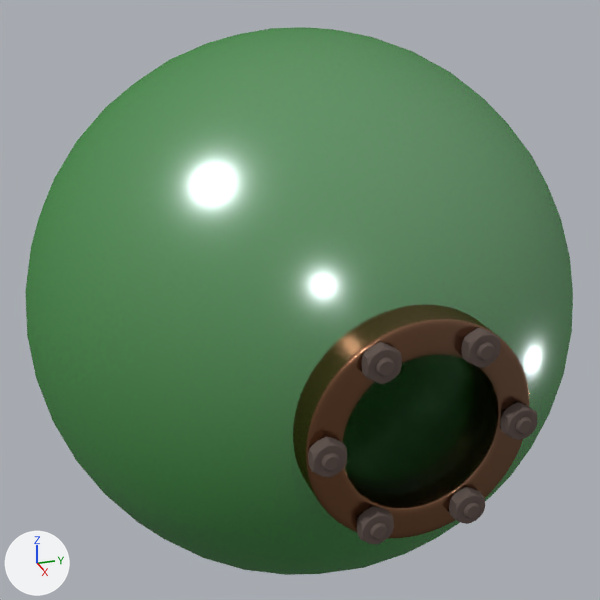
The Blender file Bathysphere.blend, before and after one commit.
Before and after are seen from a 50 mm lens placed at (8.29, -2.82, 3.46), pointed at (0.12, -0.03, 0.06). Lighting does not change. The marker at lower left points along +X, +Y and +Z.

In view in the first picture: 'Bolt', 'Bolt.001', 'Bolt.002', 'Bolt.003', 'Bolt.004', 'Bolt.005', 'Hull', 'Nut', 'Nut.001', 'Nut.002', 'Nut.003', 'Nut.004', 'Nut.005', 'Porthole', 'Window'.
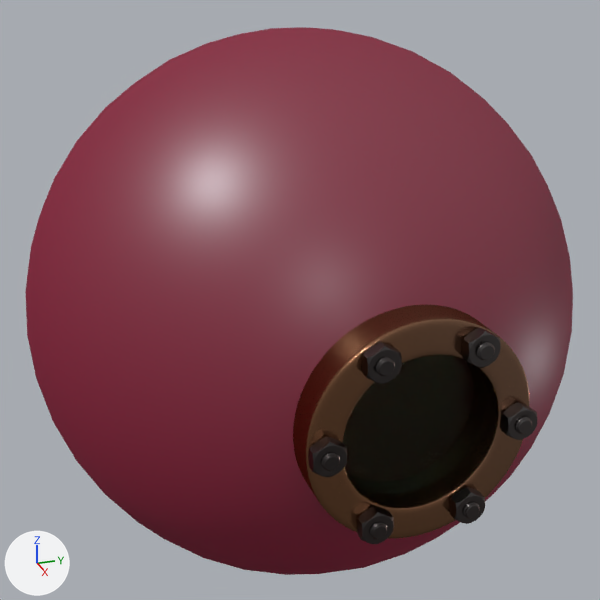
Commit message: Playing with materials

The change, as JSON lines over the scene's bpy script:
```json
{"block": "mat_material_rustysteel", "where": "n0 = _N.new('ShaderNodeOutputMaterial'); n0.name = 'Material Output'"}
{"op": "remove", "block": "mat_material_rustysteel", "code": "n1 = _N.new('ShaderNodeBsdfDiffuse'); n1.name = 'Diffuse BSDF'"}
{"op": "remove", "block": "mat_material_rustysteel", "code": "n1.inputs[0].default_value = (0.128, 0.096, 0.0846, 1.0)  # 'Color', brown #645752"}
{"op": "remove", "block": "mat_material_rustysteel", "code": "_L.new(n1.outputs[0], n0.inputs[0])  # 'BSDF' to 'Surface'"}
{"op": "add", "block": "mat_material_rustysteel", "code": "n2 = _N.new('ShaderNodeGroup'); n2.name = 'Group'"}
{"op": "add", "block": "mat_material_rustysteel", "code": "n2.node_tree = ng_nodegroup"}
{"op": "add", "block": "mat_material_rustysteel", "code": "n2.inputs[0].default_value = 0.291  # 'Roughness'"}
{"op": "add", "block": "mat_material_rustysteel", "code": "n2.inputs[1].default_value = (0.0452, 0.0379, 0.0375, 1.0)  # 'Base colour', black #3c3736"}
{"op": "add", "block": "mat_material_rustysteel", "code": "n2.inputs[2].default_value = (0.238, 0.14, 0.116, 1.0)  # 'Rim colour', brown #866960"}
{"op": "add", "block": "mat_material_rustysteel", "code": "n2.inputs[3].default_value = (0.0, 0.0, 0.0)  # 'Normal'"}
{"op": "add", "block": "mat_material_rustysteel", "code": "n2.inputs[4].default_value = 0.5  # 'Rim'"}
{"op": "add", "block": "mat_material_rustysteel", "code": "_L.new(n2.outputs[0], n0.inputs[0])  # 'BSDF' to 'Surface'"}
{"block": "mat_material_paint", "where": "n1 = _N.new('ShaderNodeGroup'); n1.name = 'Group'"}
{"op": "set", "path": "n1.inputs[0].default_value", "old": "(0.0182, 0.246, 0.0124, 1.0)", "new": "(0.246, 0.00269, 0.0315, 1.0)", "note": "'Color', green #25881d -> 'Color', red #880932"}
{"op": "set", "path": "n1.inputs[1].default_value", "old": "0.209", "new": "0.427", "note": "'Roughness'"}
{"op": "set", "path": "n1.inputs[3].default_value", "old": "0.236", "new": "0.0727", "note": "'Reflection'"}
```

Location of each change, (x1, y1, x2, y2) in pixels of the pictures (600 x 600 px):
```json
{"object": "Hull", "change": "recoloured, surface changed", "before": [25, 27, 573, 575], "after": [25, 27, 573, 575], "on screen": "green to brown"}
{"object": "Nut.002", "change": "recoloured", "before": [362, 342, 402, 384], "after": [362, 342, 402, 384], "on screen": "brown to black"}
{"object": "Nut.003", "change": "recoloured", "before": [308, 437, 347, 477], "after": [308, 437, 347, 477], "on screen": "brown to black"}
{"object": "Nut.001", "change": "recoloured", "before": [462, 328, 501, 368], "after": [462, 328, 501, 368], "on screen": "brown to black"}
{"object": "Nut.005", "change": "recoloured", "before": [357, 507, 394, 544], "after": [357, 507, 394, 544], "on screen": "grey to black"}
{"object": "Nut", "change": "recoloured", "before": [501, 403, 538, 440], "after": [501, 403, 538, 440]}
{"object": "Nut.004", "change": "recoloured", "before": [449, 487, 485, 524], "after": [449, 487, 485, 524], "on screen": "brown to black"}
{"object": "Bolt.002", "change": "recoloured", "before": [376, 357, 395, 376], "after": [376, 357, 395, 376]}
{"object": "Bolt.003", "change": "recoloured", "before": [321, 453, 340, 471], "after": [321, 453, 340, 471]}
{"object": "Bolt.001", "change": "recoloured", "before": [477, 342, 495, 361], "after": [477, 342, 495, 361]}
{"object": "Bolt.005", "change": "recoloured", "before": [370, 523, 387, 539], "after": [370, 523, 387, 539]}
{"object": "Bolt", "change": "recoloured", "before": [516, 417, 532, 434], "after": [516, 417, 532, 434]}
{"object": "Bolt.004", "change": "recoloured", "before": [463, 502, 480, 519], "after": [463, 502, 480, 519], "on screen": "grey to black"}
```
